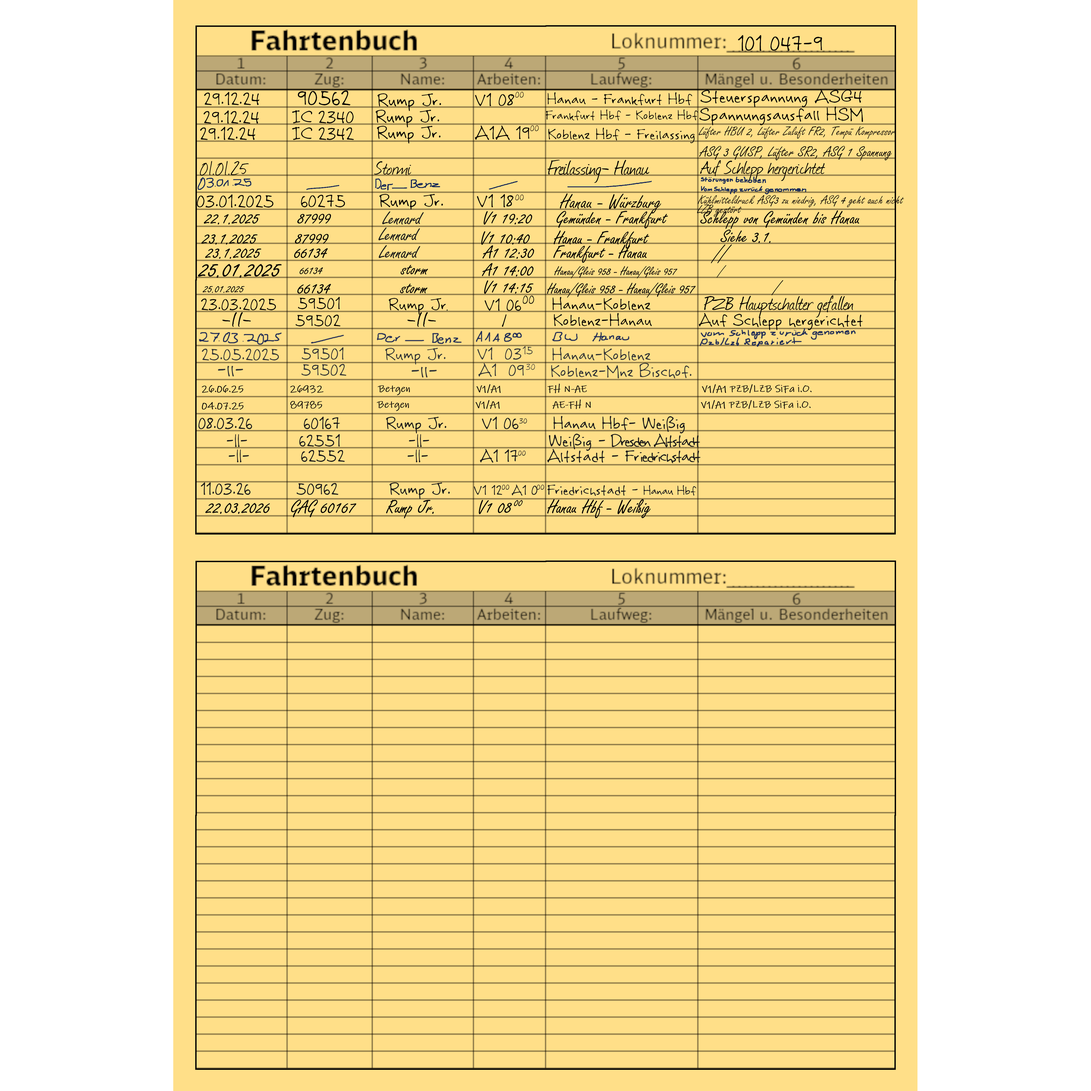
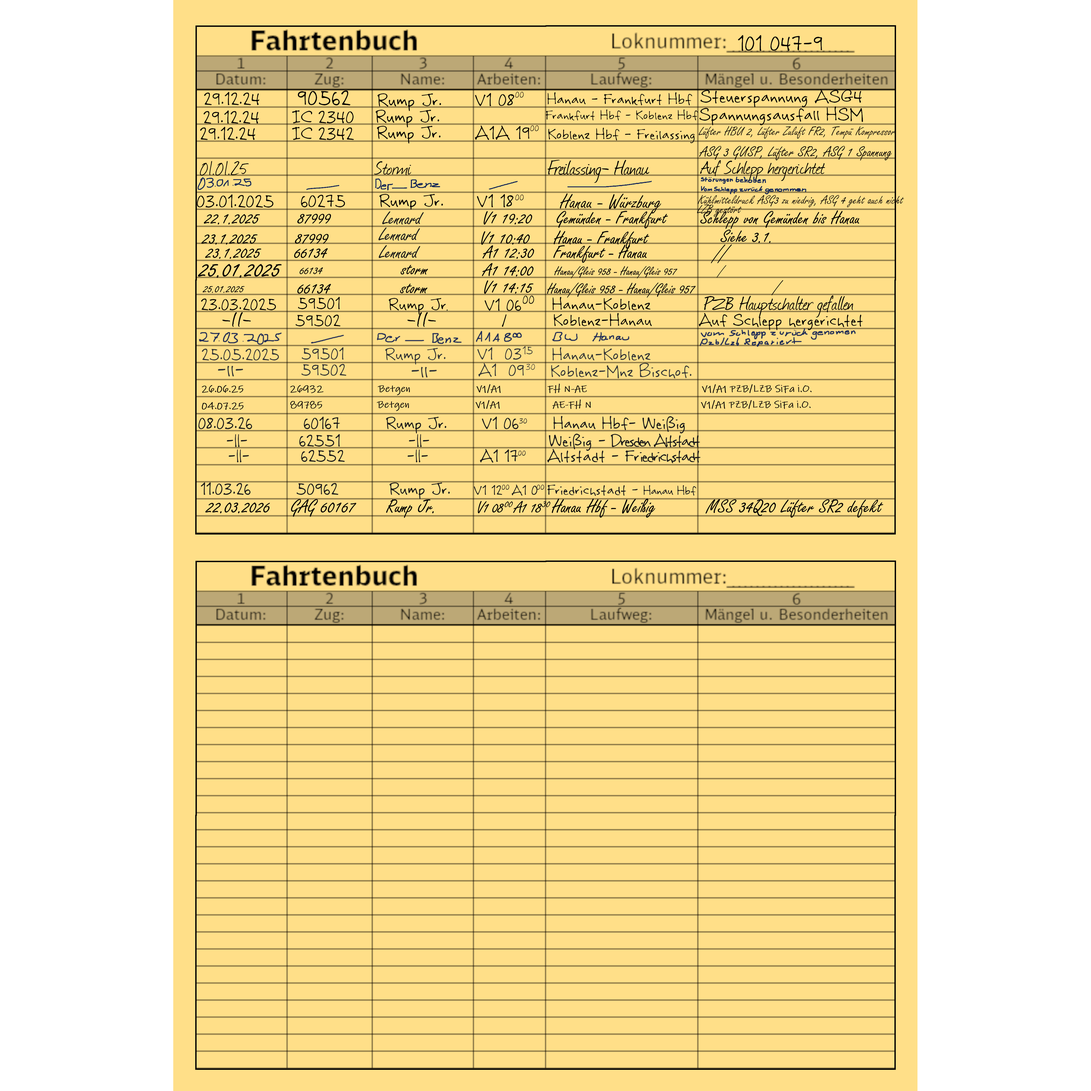
Comparing the layer stacks of the two 1091 × 1091 images. Changes:
added layer "00 30" above "22.03.2026 GAG 60167 R..." over [504,501,551,508]
painted on "22.03.2026 GAG 60167 R..." over [205,498,884,519]
